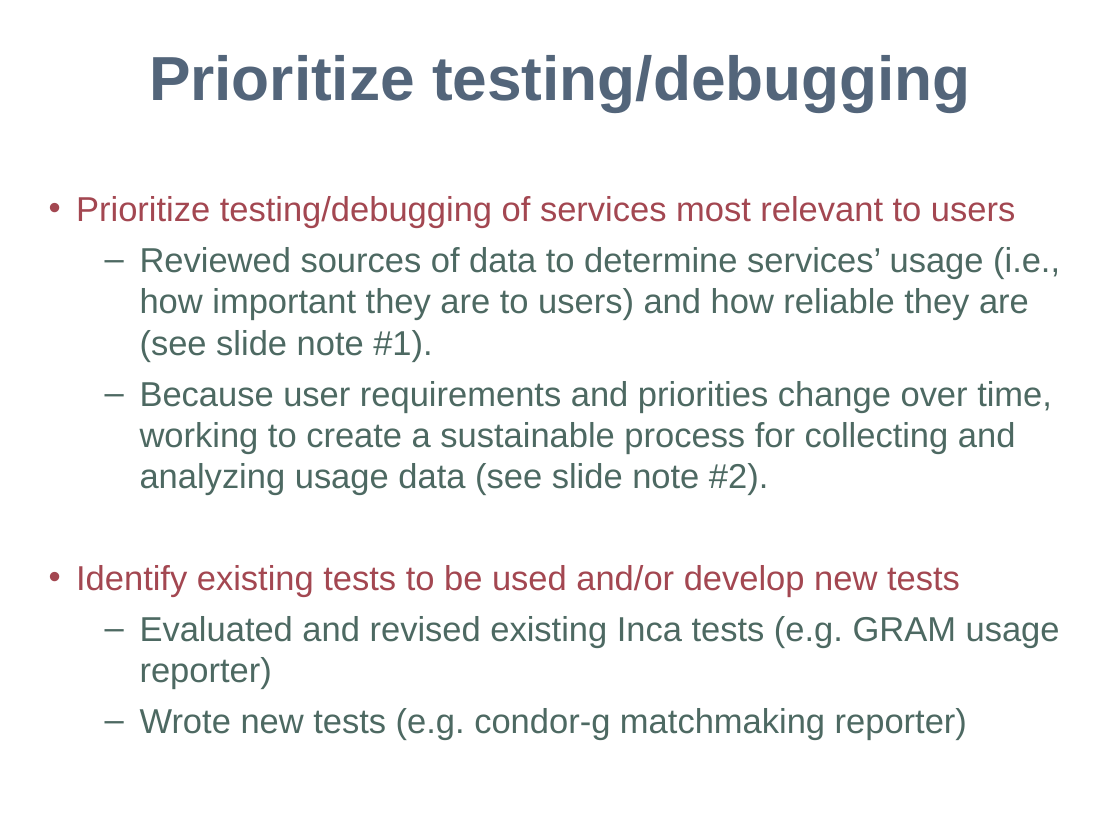
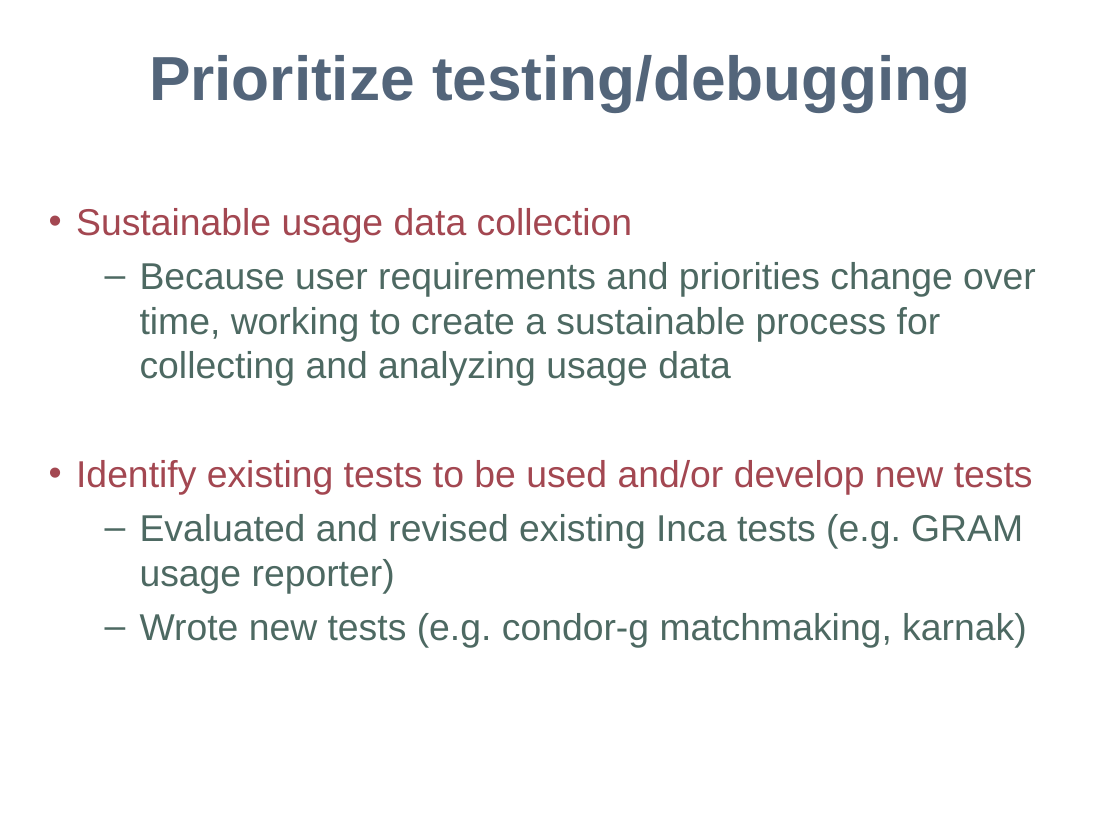
Before and after one commit to IncaProject/inca-xsede, a slide deck: slide 3 of xsede/mgmt/2010/Qa-wg-update-july10.ppt (slide 2 before the commit). Drawn at 1120x840 pixels with LibreOffice and Linux fonts; fonts in the diff are those of the drawing; background and template pictures are left out. Boxes give left, top, right and bottom in pixels: in the first picture for what was removed or moved away, otherwise in the second. Text is boxed around its words. In the diff, an @@ line names an element or a change of style, - is before the commit and + after.

```diff
--- a/xsede/mgmt/2010/Qa-wg-update-july10.ppt
+++ b/xsede/mgmt/2010/Qa-wg-update-july10.ppt
@@ text at [76,208,1036,386]: text changed; size 22.2 to 24 pt @@
-• Prioritize testing/debugging of services most relevant to users
-  – Reviewed sources of data to determine services’ usage (i.e., how important they are to users) and how reliable they are (see slide note #1).
-  – Because user requirements and priorities change over time, working to create a sustainable process for collecting and analyzing usage data (see slide note #2).
+• Sustainable usage data collection
+  – Because user requirements and priorities change over time, working to create a sustainable process for collecting and analyzing usage data
@@ text at [76,460,1033,593]: size 22.2 to 24 pt in "Identify existing tests to be used and/or ...", "Evaluated and revised existing Inca tests (e.g. ..." @@
@@ text at [140,613,1027,648]: text changed; size 22.2 to 24 pt @@
-  – Wrote new tests (e.g. condor-g matchmaking reporter)
+  – Wrote new tests (e.g. condor-g matchmaking, karnak)
```
Also in this commit, not shown: 3 other slides changed, 3 slides added.
